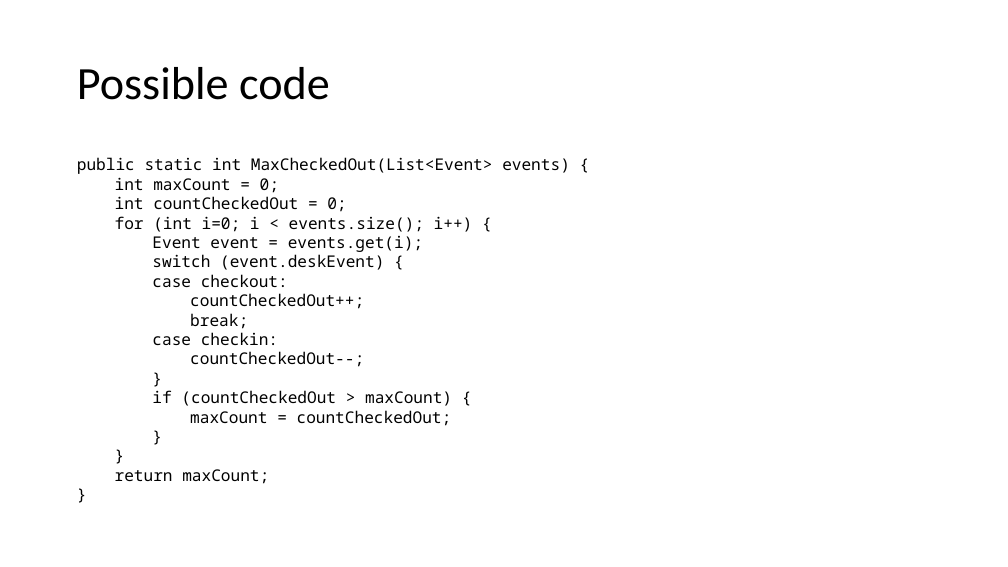
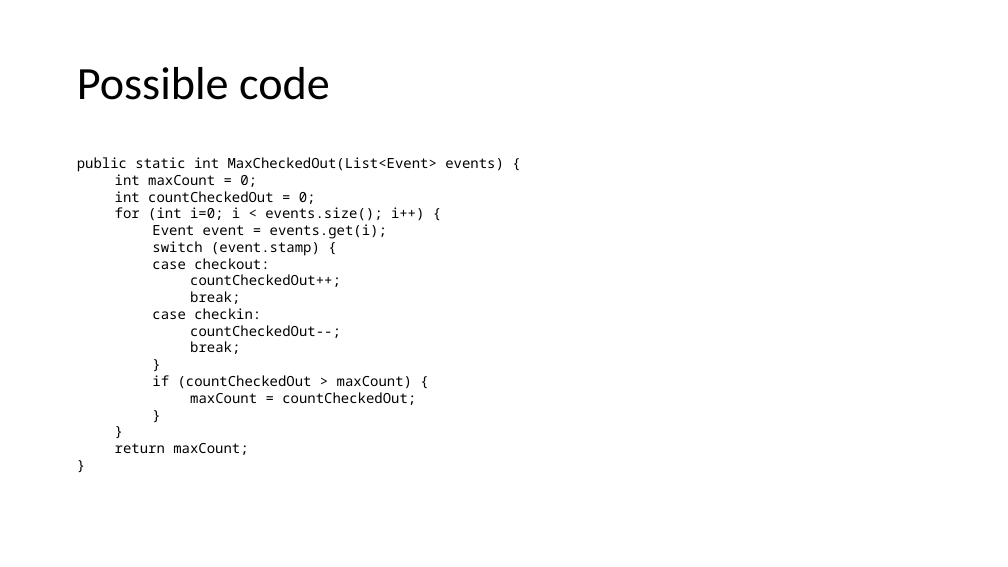
Before and after one commit to russpj/Library, a slide deck: slide 9 of The Library Problem.pptx. Drawn at 1008x567 pixels with LibreOffice and Linux fonts; fonts in the diff are those of the drawing. Boxes give left, top, right and bottom in pixels: in the first picture for what was removed or moved away, otherwise in the second. Text is boxed around its words. In the diff, an @@ line names an element or a change of style, - is before the commit and + after.

```diff
--- a/The Library Problem.pptx
+++ b/The Library Problem.pptx
@@ text at box(77, 157, 504, 455): size 15.4 to 13.3 pt @@
@@ text at box(152, 241, 320, 256): text changed; size 15.4 to 13.3 pt @@
-switch (event.deskEvent) {
+switch (event.stamp) {
@@ text at box(190, 341, 240, 354): paragraph added @@
+break;
```
Also in this commit, not shown: 3 other slides changed, 6 slides added, 1 slide removed.
